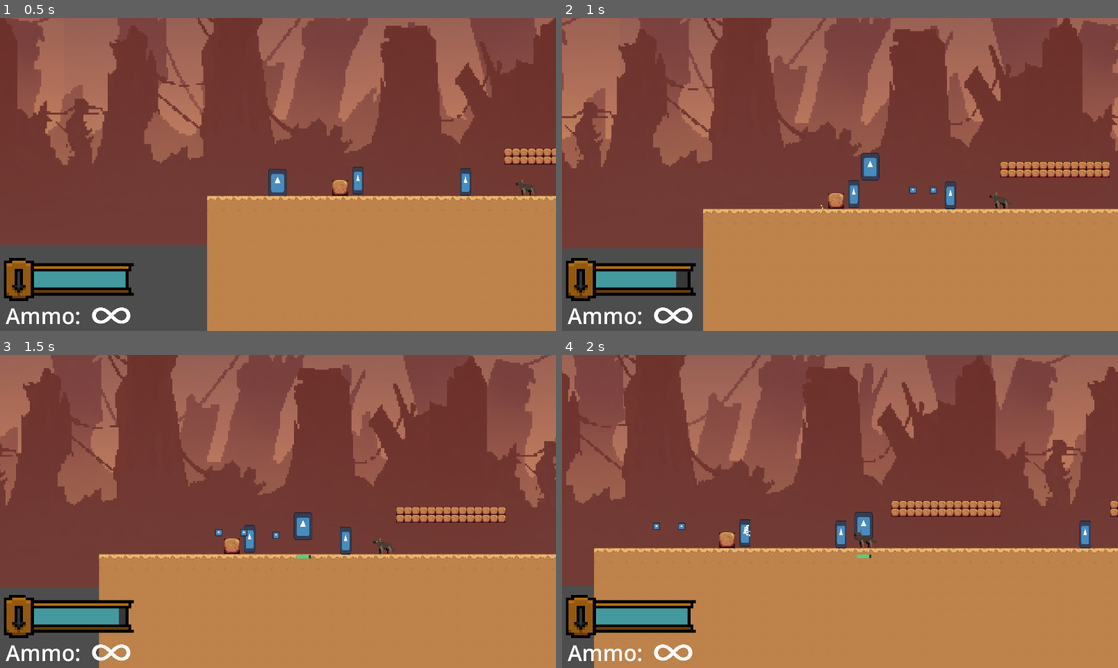
Above: before the commit, frames 1-4 (two rows, left to right).
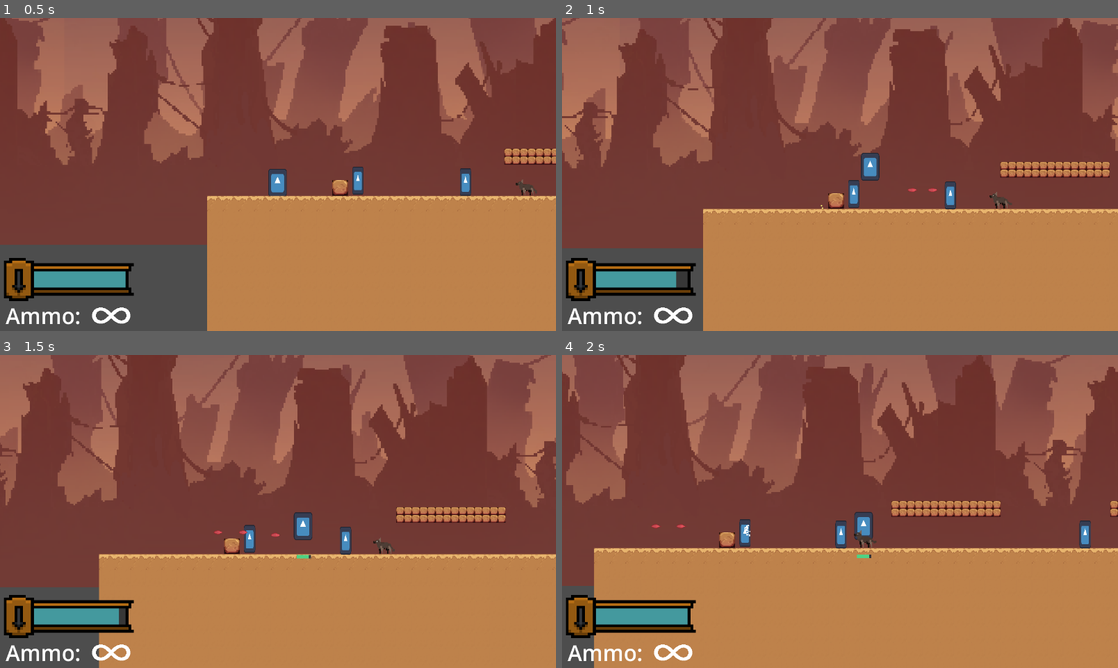
Above: after the commit, the same moments.

Repository: dzfrias/gladiator
Game: Godot game, scene res://scenes/level_playtest.tscn
The game is run twice, just before and just after one commit, with the same random seed, the same clock (stepped at 60 frames per second) and the same inputs. This scene is started directly instead of the project's main scene. The engine's default icon, where the game draws it, is replaced by a stand-in: a white triangle on a blue panel in a dark square. Sound files missing from this copy of the repository are replaced by a short silence.
Inputs (mouse positions are in pixels of both pictures, inside the frame that each line leads up to):
- Up to frame 1 (0.5 s): no input
- Up to frame 2 (1 s): move the mouse to (678, 315) at 0.52 s; hold D (right) from 0.53 s (still down); hold S (burrow) from 0.53 s (still down); tap Space (jump) at 0.77 s
- Up to frame 3 (1.5 s): keep holding D (right); tap Space (jump) at 1.07 s; move the mouse to (166, 527) at 1.27 s; release S (burrow) at 1.28 s; tap Shift (fallthrough) at 1.35 s
- Up to frame 4 (2 s): keep holding D (right); tap Space (jump) at 1.52, 1.82 s

Frame 1 is identical in both runs. In frame 2, less than 0.1% of the frame differs, in the area x 62-68%, y 53-57%; in frame 3, less than 0.1%, in the area x 38-51%, y 55-59%; in frame 4, less than 0.1%.

Commit message:
add laser images

Diff:
--- a/scenes/player.tscn
+++ b/scenes/player.tscn
@@ -89,7 +89,7 @@
 position = Vector2(30, -13)
 
 [node name="ItemPosition" type="Node2D" parent="."]
-position = Vector2(30, -46)
+position = Vector2(43, -46)
 
 [node name="PlatformRaycast" type="RayCast2D" parent="."]
 position = Vector2(0, -10)
--- a/scenes/projectile.tscn
+++ b/scenes/projectile.tscn
@@ -1,18 +1,19 @@
 [gd_scene load_steps=4 format=3 uid="uid://dcp3huoajqaue"]
 
 [ext_resource type="Script" path="res://scripts/horizontal_projectile.gd" id="1_7bmss"]
-[ext_resource type="Texture2D" uid="uid://dccns2r7l5dx3" path="res://assets/icon.svg" id="2_gw7xd"]
+[ext_resource type="Texture2D" uid="uid://ntk0uvqnuwvo" path="res://assets/Art/player_laser.png" id="2_nkslk"]
 
 [sub_resource type="RectangleShape2D" id="RectangleShape2D_il7q4"]
-size = Vector2(8, 8)
+size = Vector2(25, 12)
 
 [node name="Area2D" type="Area2D"]
 collision_mask = 323
 script = ExtResource("1_7bmss")
 
 [node name="CollisionShape2D" type="CollisionShape2D" parent="."]
+position = Vector2(-0.5, 0)
 shape = SubResource("RectangleShape2D_il7q4")
 
 [node name="Sprite2D" type="Sprite2D" parent="."]
-scale = Vector2(0.067, 0.067)
-texture = ExtResource("2_gw7xd")
+scale = Vector2(0.89175, 0.89175)
+texture = ExtResource("2_nkslk")
--- a/scenes/shooter_projectile.tscn
+++ b/scenes/shooter_projectile.tscn
@@ -1,7 +1,7 @@
 [gd_scene load_steps=4 format=3 uid="uid://b1ft1sjche2hl"]
 
 [ext_resource type="Script" path="res://scripts/horizontal_projectile.gd" id="1_q7bol"]
-[ext_resource type="Texture2D" uid="uid://dccns2r7l5dx3" path="res://assets/icon.svg" id="2_kfghm"]
+[ext_resource type="Texture2D" uid="uid://dcnoa66xsnn8v" path="res://assets/Art/enemy_laser.png" id="2_lgt62"]
 
 [sub_resource type="CircleShape2D" id="CircleShape2D_f5hw0"]
 
@@ -11,8 +11,8 @@
 script = ExtResource("1_q7bol")
 
 [node name="Sprite2D" type="Sprite2D" parent="."]
-scale = Vector2(0.133, 0.133)
-texture = ExtResource("2_kfghm")
+scale = Vector2(0.879, 0.879)
+texture = ExtResource("2_lgt62")
 
 [node name="CollisionShape2D" type="CollisionShape2D" parent="."]
 shape = SubResource("CircleShape2D_f5hw0")
Binary file added: assets/Art/enemy_laser.png
Not shown, added: assets/Art/enemy_laser.png.import
Binary file added: assets/Art/player_laser.png
Not shown, added: assets/Art/player_laser.png.import
